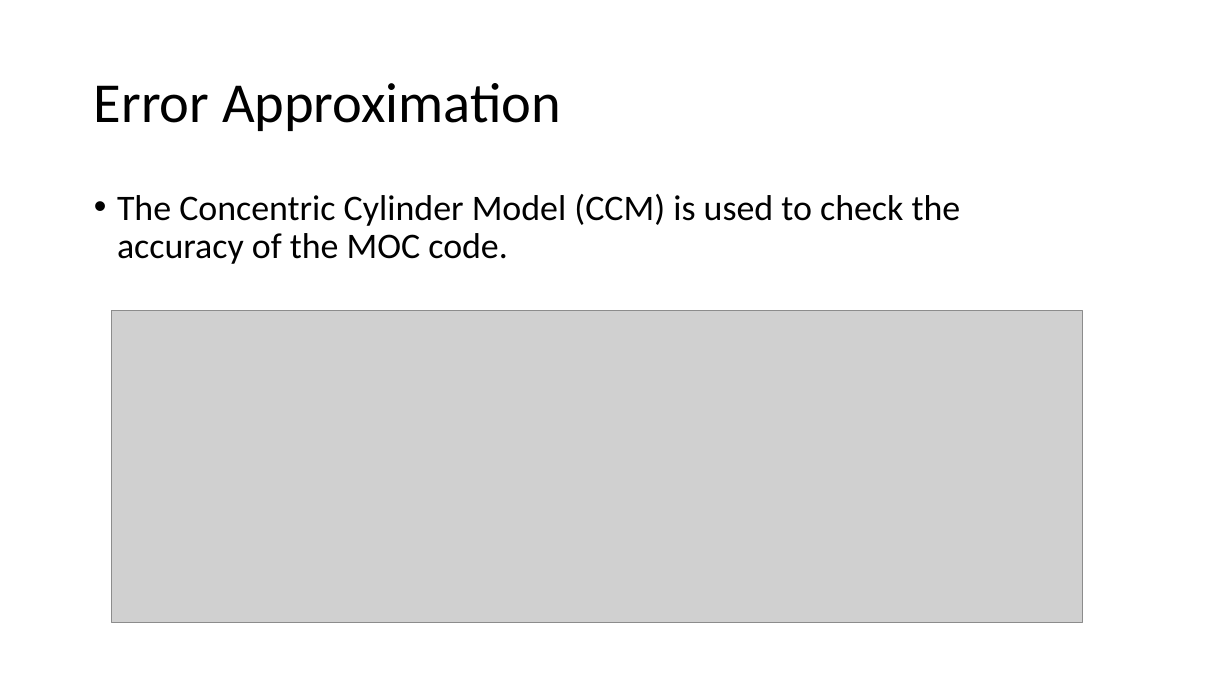
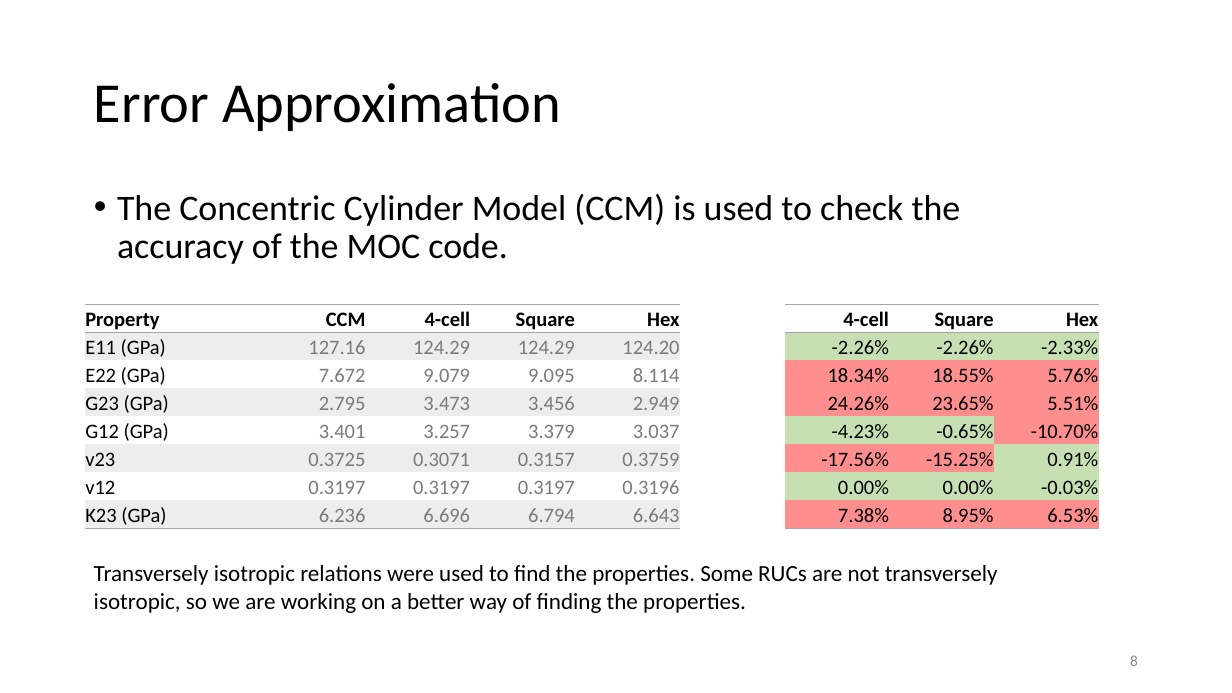
Before and after one commit to nahernz/Method_of_Cells, a slide deck: slide 8 of Generalized Method of Cells (08-01-2014).pptx (slide 7 before the commit). Drawn at 1232x693 pixels with LibreOffice and Linux fonts; fonts in the diff are those of the drawing; grey boxes stand for pictures. Boxes give left, top, right and bottom in pixels: in the first picture for what was removed or moved away, otherwise in the second. Text is boxed around its words. In the diff, an @@ line names an element or a change of style, - is before the commit and + after.

```diff
--- a/Generalized Method of Cells (08-01-2014).pptx
+++ b/Generalized Method of Cells (08-01-2014).pptx
@@ table added at (85,304,1097,529), 8 rows, 9 columns @@
+Property | CCM | 4-cell | Square | Hex |  | 4-cell | Square | Hex
+E11 (GPa) | 127.16 | 124.29 | 124.29 | 124.20 |  | -2.26% | -2.26% | -2.33%
+E22 (GPa) | 7.672 | 9.079 | 9.095 | 8.114 |  | 18.34% | 18.55% | 5.76%
+G23 (GPa) | 2.795 | 3.473 | 3.456 | 2.949 |  | 24.26% | 23.65% | 5.51%
+G12 (GPa) | 3.401 | 3.257 | 3.379 | 3.037 |  | -4.23% | -0.65% | -10.70%
+v23 | 0.3725 | 0.3071 | 0.3157 | 0.3759 |  | -17.56% | -15.25% | 0.91%
+v12 | 0.3197 | 0.3197 | 0.3197 | 0.3196 |  | 0.00% | 0.00% | -0.03%
+K23 (GPa) | 6.236 | 6.696 | 6.794 | 6.643 |  | 7.38% | 8.95% | 6.53%
@@ picture removed at (112,311,1082,623) @@
@@ text added at (94,565,998,613), 18 pt, text #000000 @@
+Transversely isotropic relations were used to find the properties. Some RUCs are not transversely isotropic, so we are working on a better way of finding the properties.
@@ page number added at (1130,655,1138,666), 12 pt, text #8C8C8C @@
+8
```
Also in this commit, not shown: 5 other slides changed, 3 slides added, 1 slide removed.
